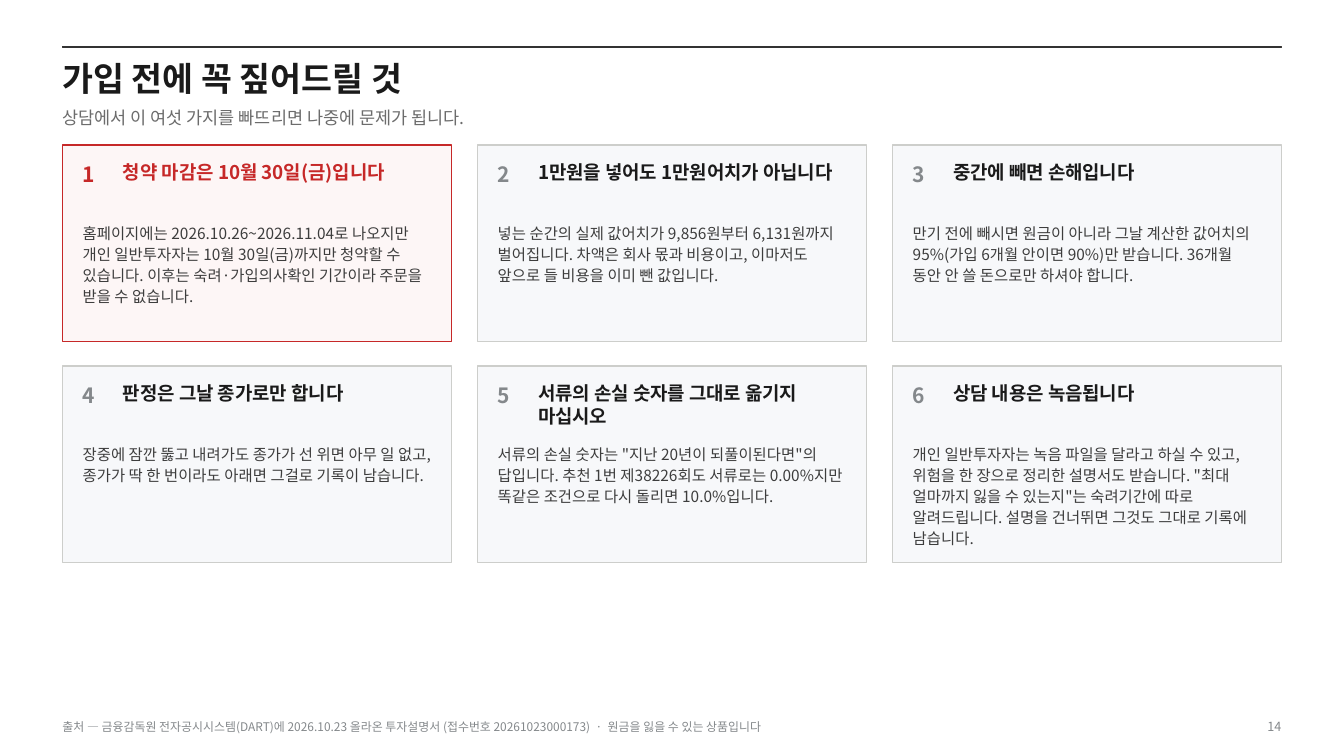
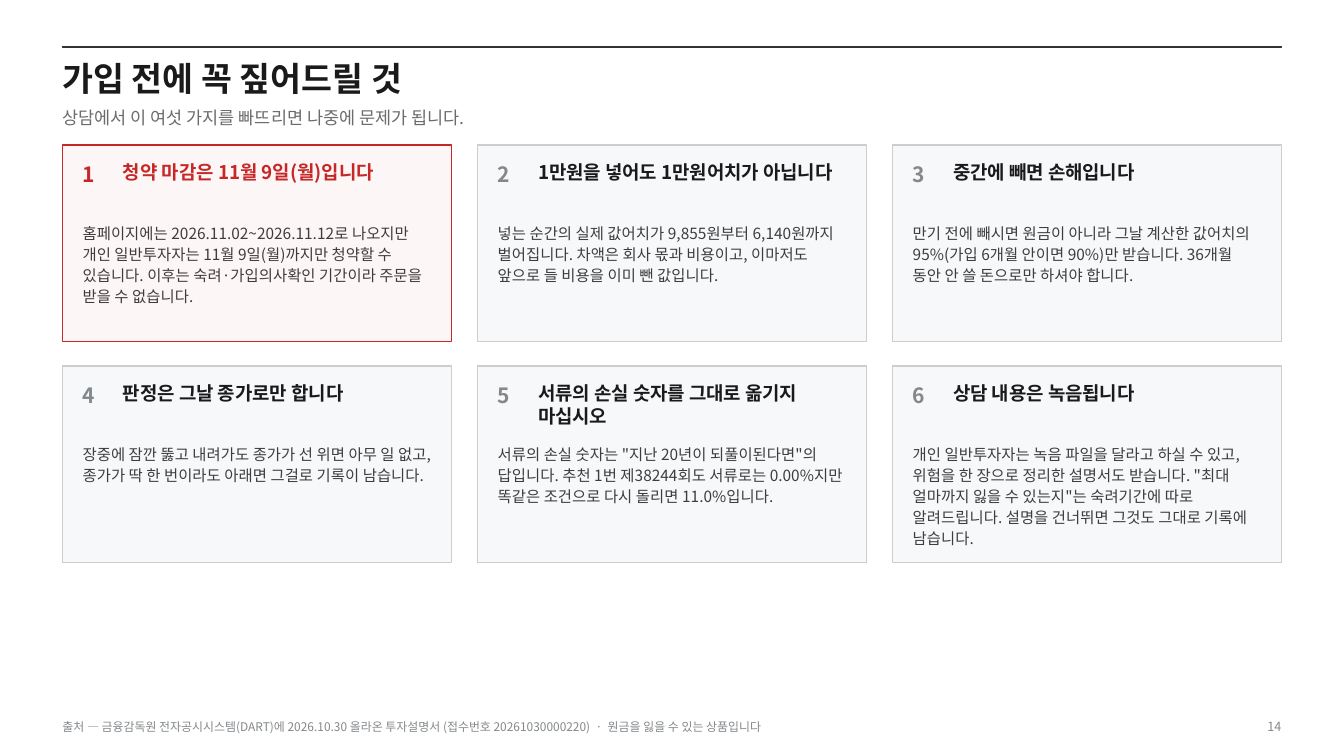
Before and after one commit to hanaroline/work_1, a slide deck: slide 14 of els-analysis-deck.pptx. Drawn at 1344x756 pixels with LibreOffice and Linux fonts; fonts in the diff are those of the drawing. Boxes give left, top, right and bottom in pixels: in the first picture for what was removed or moved away, otherwise in the second. Text is boxed around its words. In the diff, an @@ line names an element or a change of style, - is before the commit and + after.

```diff
--- a/els-analysis-deck.pptx
+++ b/els-analysis-deck.pptx
@@ text at box(123, 163, 374, 183): text changed @@
-청약 마감은 10월 30일(금)입니다
+청약 마감은 11월 9일(월)입니다
@@ text at box(83, 226, 422, 304): text changed @@
-홈페이지에는 2026.10.26~2026.11.04로 나오지만 개인 일반투자자는 10월 30일(금)까지만 청약할 수 있습니다. 이후는 숙려·가입의사확인 기간이라 주문을 받을 수 없습니다.
+홈페이지에는 2026.11.02~2026.11.12로 나오지만 개인 일반투자자는 11월 9일(월)까지만 청약할 수 있습니다. 이후는 숙려·가입의사확인 기간이라 주문을 받을 수 없습니다.
@@ text at box(498, 226, 834, 283): text changed @@
-넣는 순간의 실제 값어치가 9,856원부터 6,131원까지 벌어집니다. 차액은 회사 몫과 비용이고, 이마저도 앞으로 들 비용을 이미 뺀 값입니다.
+넣는 순간의 실제 값어치가 9,855원부터 6,140원까지 벌어집니다. 차액은 회사 몫과 비용이고, 이마저도 앞으로 들 비용을 이미 뺀 값입니다.
@@ text at box(498, 447, 843, 504): text changed @@
-서류의 손실 숫자는 "지난 20년이 되풀이된다면"의 답입니다. 추천 1번 제38226회도 서류로는 0.00%지만 똑같은 조건으로 다시 돌리면 10.0%입니다.
+서류의 손실 숫자는 "지난 20년이 되풀이된다면"의 답입니다. 추천 1번 제38244회도 서류로는 0.00%지만 똑같은 조건으로 다시 돌리면 11.0%입니다.
@@ text at box(62, 721, 761, 733): text changed @@
-출처 — 금융감독원 전자공시시스템(DART)에 2026.10.23 올라온 투자설명서 (접수번호 20261023000173) · 원금을 잃을 수 있는 상품입니다
+출처 — 금융감독원 전자공시시스템(DART)에 2026.10.30 올라온 투자설명서 (접수번호 20261030000220) · 원금을 잃을 수 있는 상품입니다
```
Also in this commit, not shown: 15 other slides changed, 22 other files.
